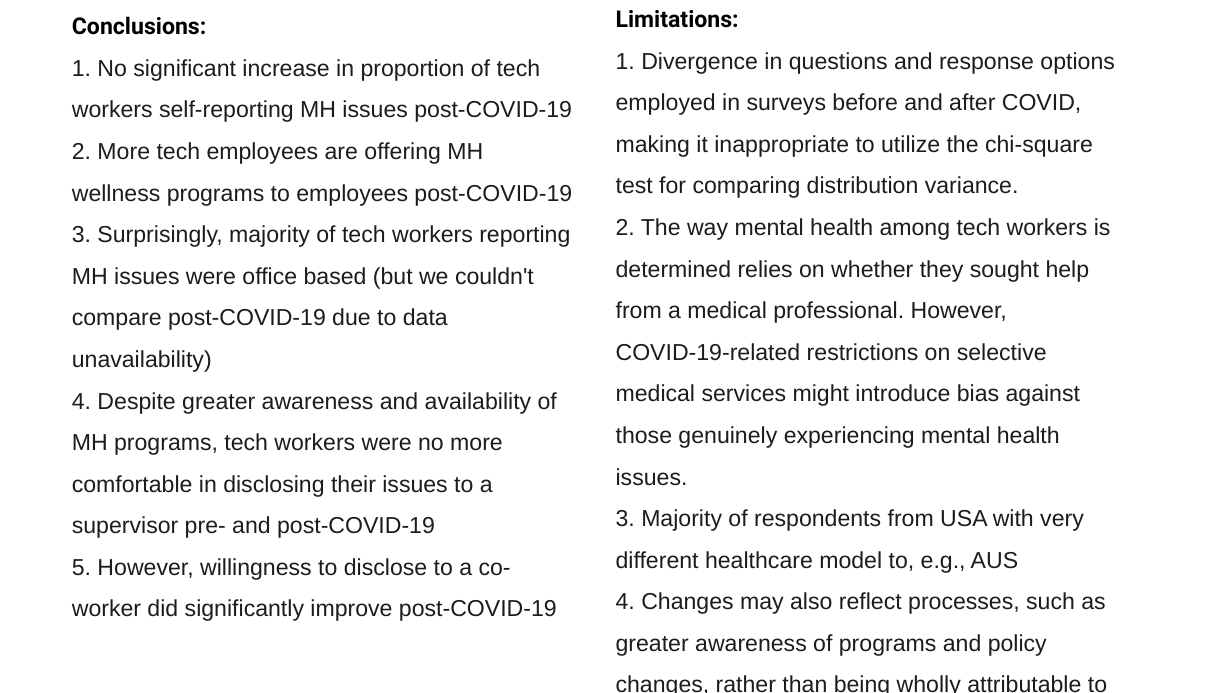
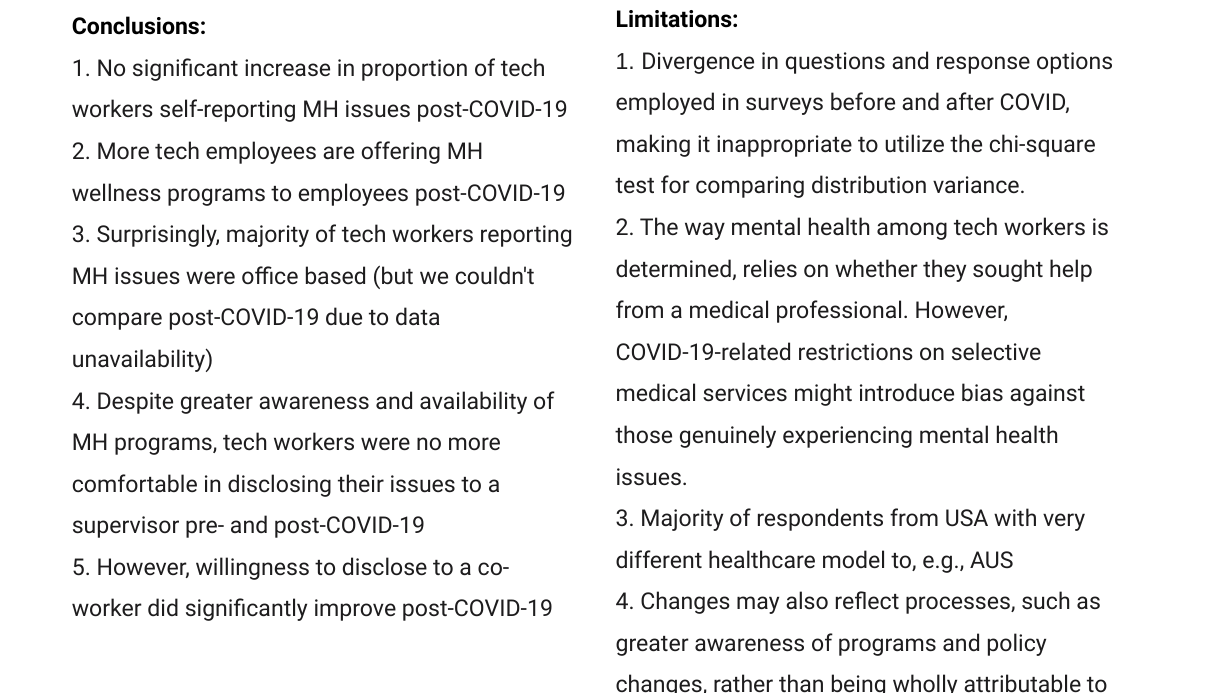
Before and after one commit to K-G-Witt/project1-team4, a slide deck: slide 20 of Final Presentation.pptx. Drawn at 1232x693 pixels with LibreOffice and Linux fonts; fonts in the diff are those of the drawing. Boxes give left, top, right and bottom in pixels: in the first picture for what was removed or moved away, otherwise in the second. Text is boxed around its words. In the diff, an @@ line names an element or a change of style, - is before the commit and + after.

```diff
--- a/Final Presentation.pptx
+++ b/Final Presentation.pptx
@@ text at (72,58,573,621): font Arial to Roboto @@
@@ text at (616,51,1113,693): font Arial to Roboto in "Divergence in questions and response options employed ...", "3. Majority of respondents from USA with ...", "4. Changes may also reflect processes, such ..." @@
@@ text at (616,217,1110,486): text changed; font Arial to Roboto @@
-2. The way mental health among tech workers is determined relies on whether they sought help from a medical professional. However, COVID-19-related restrictions on selective medical services might introduce bias against those genuinely experiencing mental health issues.
+2. The way mental health among tech workers is determined, relies on whether they sought help from a medical professional. However, COVID-19-related restrictions on selective medical services might introduce bias against those genuinely experiencing mental health issues.
```
Also in this commit, not shown: 3 other slides changed.
